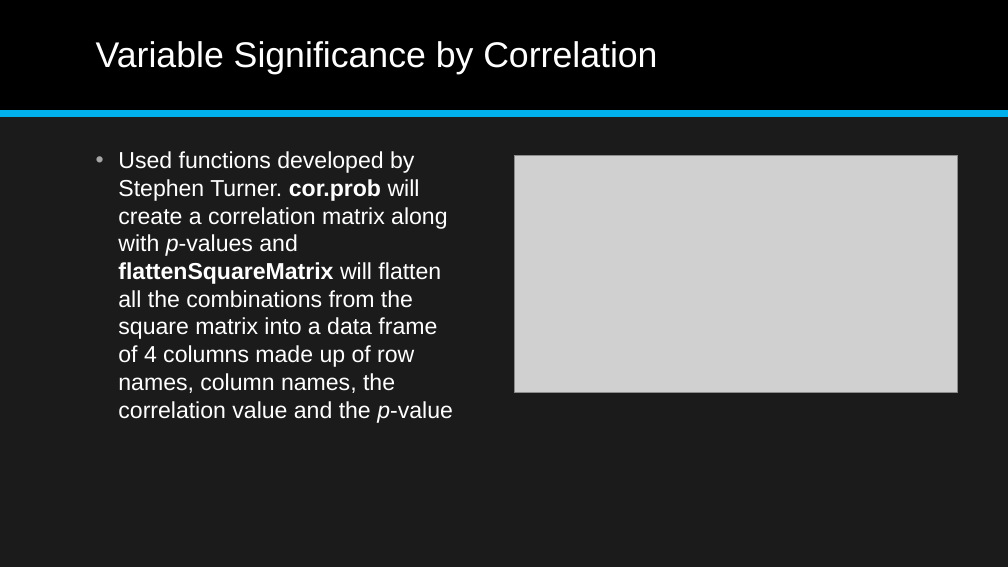
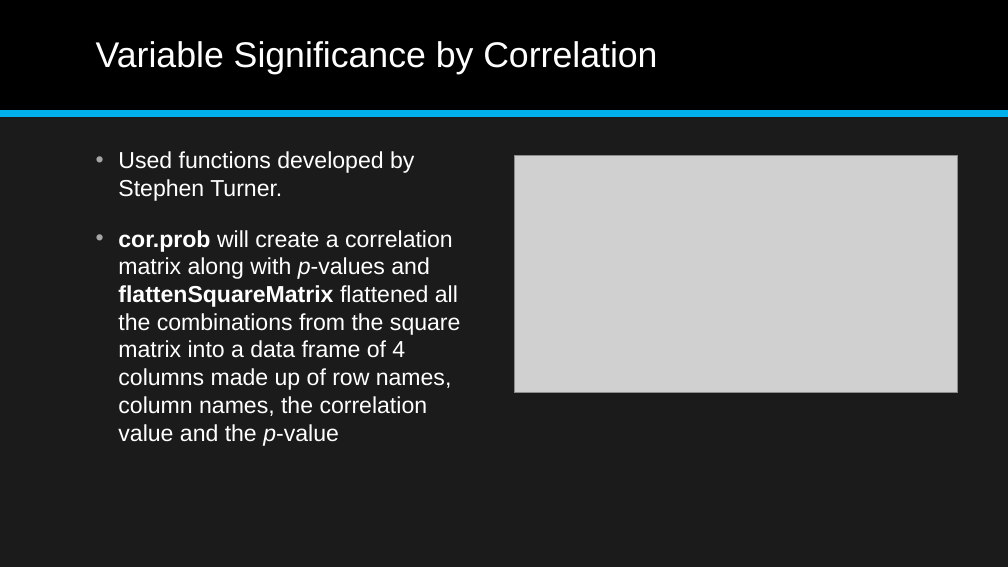
Before and after one commit to aajunwa/capstone, a slide deck: slide 12 of Student Alcohol Consumption Data Science Project.pptx. Drawn at 1008x567 pixels with LibreOffice and Linux fonts; fonts in the diff are those of the drawing; grey boxes stand for pictures. Boxes give left, top, right and bottom in pixels: in the first picture for what was removed or moved away, otherwise in the second. Text is boxed around its words. In the diff, an @@ line names an element or a change of style, - is before the commit and + after.

```diff
--- a/Student Alcohol Consumption Data Science Project.pptx
+++ b/Student Alcohol Consumption Data Science Project.pptx
@@ text at (118, 151, 460, 446): text changed @@
-• Used functions developed by Stephen Turner. cor.prob will create a correlation matrix along with p-values and flattenSquareMatrix will flatten all the combinations from the square matrix into a data frame of 4 columns made up of row names, column names, the correlation value and the p-value
+• Used functions developed by Stephen Turner.
+• cor.prob will create a correlation matrix along with p-values and flattenSquareMatrix flattened all the combinations from the square matrix into a data frame of 4 columns made up of row names, column names, the correlation value and the p-value
```
Also in this commit, not shown: 4 other slides changed, 1 other file.
